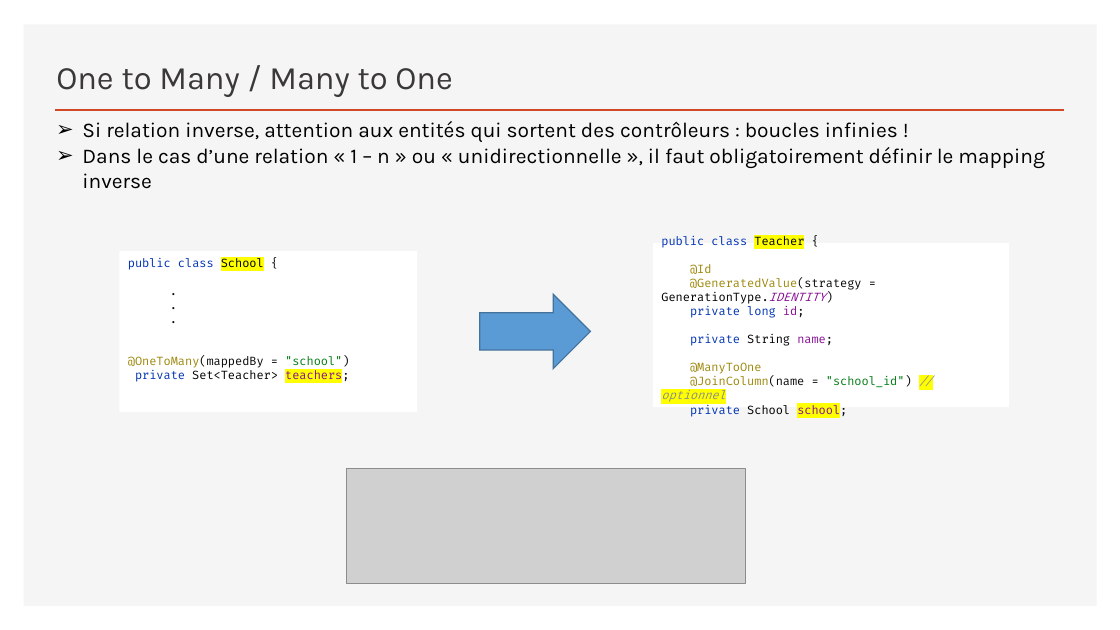
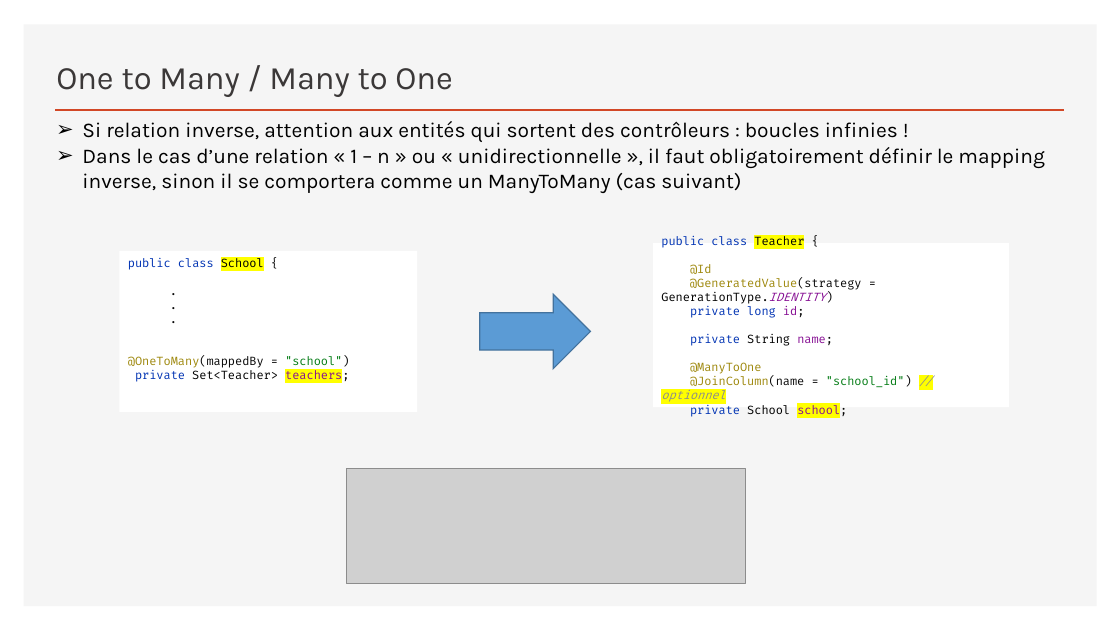
Before and after one commit to sebzuki/hibernate, a slide deck: slide 8 of JPA-HIBERNATE.pptx. Drawn at 1120x630 pixels with LibreOffice and Linux fonts; fonts in the diff are those of the drawing; grey boxes stand for pictures. Boxes give left, top, right and bottom in pixels: in the first picture for what was removed or moved away, otherwise in the second. Text is boxed around its words. In the diff, an @@ line names an element or a change of style, - is before the commit and + after.

Commit message:
finale v5

```diff
--- a/JPA-HIBERNATE.pptx
+++ b/JPA-HIBERNATE.pptx
@@ text at <box>82,147,1044,193</box>: text changed @@
-➢ Dans le cas d’une relation « 1 – n » ou « unidirectionnelle », il faut obligatoirement définir le mapping inverse
+➢ Dans le cas d’une relation « 1 – n » ou « unidirectionnelle », il faut obligatoirement définir le mapping inverse, sinon il se comportera comme un ManyToMany (cas suivant)
```
